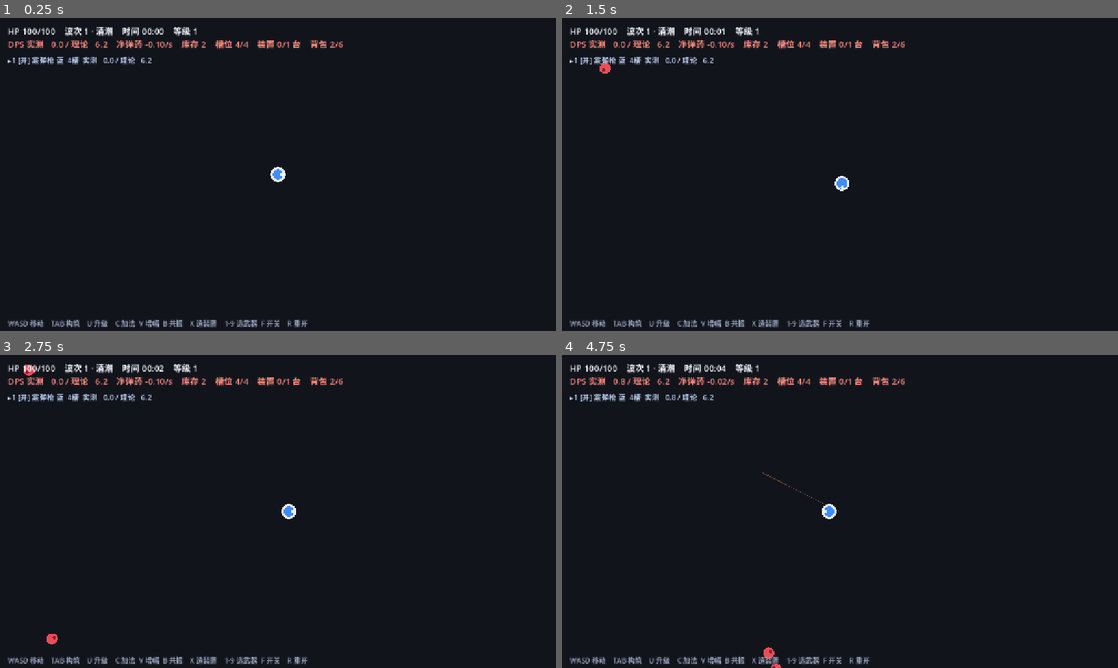
Above: before the commit, frames 1-4 (two rows, left to right).
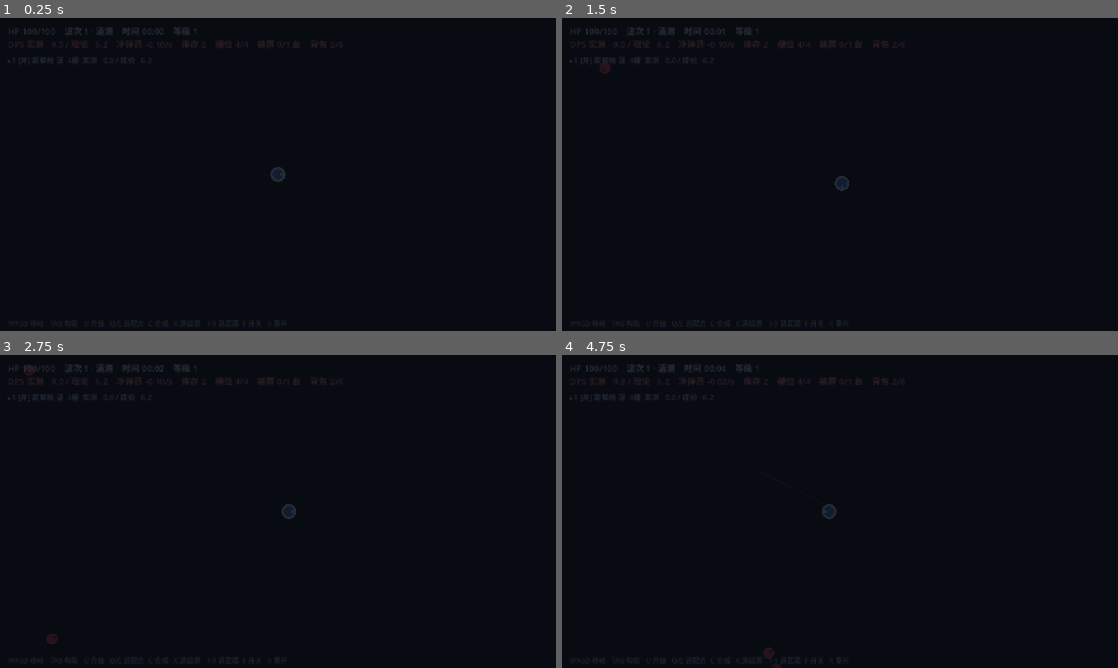
Above: after the commit, the same moments.

Repository: M1suK1/weapon-build-survivor
Game: Godot game, scene res://scenes/main.tscn
Two runs of this game, one before a commit and one after it. Both use one fixed random seed, a clock stepped at 60 frames per second and the inputs below.
Inputs:
- Up to frame 1 (0.25 s): no input
- Up to frame 2 (1.5 s): tap Enter at 0.5 s; hold D 0.53-1.28 s; tap 1 at 0.6 s; tap 4 at 0.8, 1.35 s; tap Space at 1.25 s; hold S from 1.28 s (still down)
- Up to frame 3 (2.75 s): tap T at 1.55, 2.1 s; release S at 2.03 s; hold D from 2.03 s (still down); tap C at 2.3 s
- Up to frame 4 (4.75 s): release D at 2.78 s; hold W 2.78-3.53 s; tap C at 2.85 s; tap V at 3.05, 3.6 s; hold A from 3.53 s (still down); tap B at 3.8, 4.35 s; tap U at 4.55 s

The runs differ from the first frame. In frame 1, 2.5% of the frame differs, in the area x 1-62%, y 2-99%; in frame 2, 2.5%; in frame 3, 2.5%; in frame 4, 2.6%, in the area x 1-62%, y 2-100%.

Commit message:
feat(stage K): 升级四选一（3 buff + 1 配方卡，T 换牌），14 个 buff 接入武器/经济/生存

Diff:
--- a/scripts/game.gd
+++ b/scripts/game.gd
@@ -43,6 +43,25 @@
 	"breaker", "coolant", "recycle", "overload", "tempo", "multi", "belt", "spread", "focus", "charge", "blade"]
 const CORE_ORDER := ["base", "add", "amp", "reson"]
 
+## 升级三选一 buff 池（方案 §7.5）。cat：atk 攻击 / eco 经济 / sur 生存。
+## 每张卡只给 1 层，max 是层数上限；层数影响见 _weapon_mods / _new_module / device_cost 等处。
+const BUFFS := {
+	"pierce": {"name": "穿透", "cat": "atk", "rar": "blue", "max": 3, "desc": "主目标身后 120px 内最近敌人吃 60%"},
+	"elite": {"name": "破甲", "cat": "atk", "rar": "blue", "max": 4, "desc": "对冲刺精英与磐石 +25% 伤害"},
+	"rate": {"name": "攻速", "cat": "atk", "rar": "white", "max": 8, "desc": "开火间隔 ×0.92"},
+	"power": {"name": "强化", "cat": "atk", "rar": "white", "max": 6, "desc": "伤害倍率 ×1.10"},
+	"range": {"name": "射程", "cat": "atk", "rar": "white", "max": 4, "desc": "射程 +60"},
+	"target": {"name": "多目标", "cat": "atk", "rar": "gold", "max": 3, "desc": "每把武器目标数 +1"},
+	"drop": {"name": "掉落", "cat": "eco", "rar": "white", "max": 6, "desc": "敌人掉落率 +0.04"},
+	"uses": {"name": "耐久", "cat": "eco", "rar": "white", "max": 5, "desc": "新模块寿命 ×1.08"},
+	"craft": {"name": "工艺", "cat": "eco", "rar": "blue", "max": 5, "desc": "合成时间 ×0.90"},
+	"device": {"name": "降本", "cat": "eco", "rar": "blue", "max": 4, "desc": "装置造价 ×0.92"},
+	"hp": {"name": "体魄", "cat": "sur", "rar": "white", "max": 6, "desc": "最大 HP +15，立即回血"},
+	"contact": {"name": "护甲", "cat": "sur", "rar": "white", "max": 5, "desc": "接触伤害 ×0.92"},
+	"regen": {"name": "恢复", "cat": "sur", "rar": "blue", "max": 4, "desc": "脱战回血 +0.5/s"},
+	"iframe": {"name": "闪避", "cat": "sur", "rar": "gold", "max": 3, "desc": "受击无敌帧 +0.10s"},
+}
+
 ## 合成装置：每台 = 1 个并行合成位。可反复制造，材料堆积就多做几台（变相缩短合成时间）。
 ## 开局免费 1 台，第 n 台的价钱 = 12 × 1.7^(n-2) 个基础模块，上限 8 台。
 const DEVICE_COST_BASE := 12
@@ -129,6 +148,11 @@
 ## 构筑屏里当前选中的配方（MOD_ORDER 下标），[Q]/[E] 切换
 var recipe_sel := 0
 var inventory := {}
+## 升级三选一：buffs[id] = 层数；offer = 本次 4 张卡；picking = 正在选卡（暂停战斗）
+var buffs := {}
+var offer: Array = []
+var picking := false
+var reroll_used := false
 var level := 1
 var hp := 100.0
 var max_hp := 100.0
@@ -156,6 +180,7 @@
 var hud_tip: Label
 var wpanel: Label
 var build_root: Control
+var pick_root: Control
 var build_text: Label
 var board_root: Control
 var build_info: Label
@@ -183,6 +208,9 @@
 var shot_path := ""
 var shot_at := -1.0
 var shot_guard := 0.0
+var shot_pick := false
+var pick_delay := 0.0
+var pick_wait := 0.0
 var shot_build := false
 var shot_bot := false
 var ff := 0.0
@@ -219,6 +247,10 @@
 			demo_board = true
 		elif a == "shotbuild":
 			shot_build = true
+		elif a.begins_with("pickdelay="):
+			pick_delay = float(a.substr(10))
+		elif a == "shotpick":
+			shot_pick = true
 		elif a == "shotbot":
 			shot_bot = true
 			bot = true
@@ -246,7 +278,7 @@
 ## 模块寿命带 ±15% 抖动：否则同一批装上去的模块会同时烧光，DPS 出现断崖
 func _new_module(mid: String) -> Dictionary:
 	var d: Dictionary = MODULES[mid]
-	var u := float(d["uses"]) * rng.randf_range(0.85, 1.15)
+	var u := float(d["uses"]) * rng.randf_range(0.85, 1.15) * pow(1.08, float(_bl("uses")))
 	return {"id": mid, "tier": int(d["tier"]), "left": u, "max": u}
 
 
@@ -256,7 +288,8 @@
 
 ## 第 (n+1) 台装置的价格：开局那台免费，第 2 台 12、第 3 台 20、第 4 台 35 ……
 func device_cost() -> int:
-	return int(round(DEVICE_COST_BASE * pow(DEVICE_COST_GROWTH, maxf(0.0, devices.size() - 1.0))))
+	var base := DEVICE_COST_BASE * pow(DEVICE_COST_GROWTH, maxf(0.0, devices.size() - 1.0))
+	return int(round(base * pow(0.92, float(_bl("device")))))
 
 
 func _idle_device() -> int:
@@ -319,7 +352,7 @@
 	hud_status = _label(layer, Vector2(18, 14), 20, Color(0.95, 0.96, 1.0))
 	hud_ammo = _label(layer, Vector2(18, 44), 20, Color(0.7, 0.95, 0.85))
 	hud_tip = _label(layer, Vector2(18, 690), 16, Color(0.6, 0.65, 0.75))
-	hud_tip.text = "WASD 移动    TAB 构筑    U 升级    C 加法  V 增幅  B 共振    X 造装置    1-9 选武器  F 开关    R 重开"
+	hud_tip.text = "WASD 移动   TAB 构筑   U 升级   Q/E 选配方  C 合成   X 造装置   1-9 选武器  F 开关   R 重开"
 
 	wpanel = _label(layer, Vector2(18, 84), 17, Color(0.78, 0.86, 1.0))
 
@@ -329,6 +362,15 @@
 	build_root.process_mode = Node.PROCESS_MODE_ALWAYS
 	layer.add_child(build_root)
 
+	pick_root = Control.new()
+	pick_root.set_anchors_preset(Control.PRESET_FULL_RECT)
+	pick_root.visible = true
+	layer.add_child(pick_root)
+	var pbg := ColorRect.new()
+	pbg.color = Color(0.03, 0.04, 0.07, 0.86)
+	pbg.set_anchors_preset(Control.PRESET_FULL_RECT)
+	pick_root.add_child(pbg)
+
 	var bg := ColorRect.new()
 	bg.color = Color(0.04, 0.05, 0.08, 0.88)
 	bg.set_anchors_preset(Control.PRESET_FULL_RECT)
@@ -361,6 +403,12 @@
 	if not (event is InputEventKey) or not event.pressed or event.echo:
 		return
 	var k: int = event.keycode
+	if picking:
+		if k >= KEY_1 and k <= KEY_4:
+			_take_card(k - KEY_1)
+		elif k == KEY_T:
+			_reroll_recipe()
+		return
 	if k == KEY_TAB and not dead:
 		_toggle_build()
 	elif k == KEY_U:
@@ -428,6 +476,9 @@
 	if ff > 0.0 and dead:
 		Engine.time_scale = 1.0
 		ff = 0.0
+	# 选卡界面会冻结 elapsed，截图逻辑若还在等 shotat 就会永久挂住
+	if picking and shot_path != "":
+		elapsed = shot_at
 	if shot_path == "" or shot_at < 0.0:
 		return
 	# 死了之后 elapsed 不再推进，如果还在等 shotat 就会永久挂住 —— 死亡即立刻拍
@@ -440,6 +491,9 @@
 			return
 	shot_at = -1.0
 	Engine.time_scale = 1.0
+	if shot_pick and not picking:
+		_roll_offer()
+		_open_pick()
 	if shot_build and not build_root.visible:
 		_toggle_build()
 	await get_tree().process_frame
@@ -452,6 +506,12 @@
 
 func _physics_process(delta: float) -> void:
 	if dead or get_tree().paused:
+		return
+	# 升级选卡时冻结战斗（但 bot 会自动选，免得无头测试卡住）
+	if picking:
+		pick_wait += delta
+		if ((playtest or shot_bot) and not shot_pick) or (pick_delay > 0.0 and pick_wait > pick_delay):
+			_take_card(0)
 		return
 	elapsed += delta
 	var prev_wave := wave
@@ -601,7 +661,7 @@
 func _hud_tick(delta: float) -> void:
 	flash_t = maxf(0.0, flash_t - delta)
 	if elapsed - last_hit_t > REGEN_DELAY:
-		hp = minf(max_hp, hp + REGEN_RATE * delta)
+		hp = minf(max_hp, hp + (REGEN_RATE + 0.5 * float(_bl("regen"))) * delta)
 	# 构筑屏/死亡屏打开时不要红色受击遮罩，否则整个面板被染红
 	flash.color = Color(1, 0.2, 0.25, 0.0 if (build_root.visible or dead) else flash_t * 0.9)
 	if pulse_t > 0.0:
@@ -889,6 +949,18 @@
 		for m in w["slots"]:
 			if m != null and String(m["id"]) == "spread":
 				mo["targets"] = int(mo["targets"]) + 1
+	# 升级 buff：全局修正
+	var bl := float(_bl("rate"))
+	if bl > 0.0:
+		mo["iv"] = float(mo["iv"]) * pow(0.92, bl)
+	var bpow := float(_bl("power"))
+	if bpow > 0.0:
+		mo["mul"] = float(mo["mul"]) * pow(1.10, bpow)
+	mo["range"] = float(mo["range"]) + 60.0 * float(_bl("range"))
+	mo["pierce"] = int(mo["pierce"]) + _bl("pierce")
+	mo["elite"] = float(mo["elite"]) + 0.25 * float(_bl("elite"))
+	if int(w["targets"]) > 0:
+		mo["targets"] = int(mo["targets"]) + _bl("target")
 	return mo
 
 
@@ -1116,7 +1188,7 @@
 func _kill(e: Node2D) -> void:
 	kills_total += 1
 	kill_times.append(elapsed)
-	if rng.randf() < DROP_CHANCE:
+	if rng.randf() < DROP_CHANCE + 0.04 * float(_bl("drop")):
 		_spawn_pickup(e.position, "base")
 	if e.kind == "charger" and rng.randf() < 0.5:
 		_spawn_chest(e.position)
@@ -1251,7 +1323,7 @@
 			if touching >= CROWD_CAP:
 				break
 	if touching > 0:
-		var dmg: float = CONTACT_DPS * touching * delta
+		var dmg: float = CONTACT_DPS * pow(0.92, float(_bl("contact"))) * touching * delta
 		dmg_src["contact"] = float(dmg_src["contact"]) + dmg
 		last_hit_t = elapsed
 		hp -= dmg
@@ -1512,7 +1584,174 @@
 	if left > 0:
 		return false
 	level += 1
+	_roll_offer()
+	_open_pick()
 	return true
+
+
+## buff 层数
+func _bl(id: String) -> int:
+	return int(buffs.get(id, 0))
+
+
+## 抽 4 张卡：3 张 buff（攻击/经济/生存各 1）+ 1 张配方卡
+func _roll_offer() -> void:
+	offer.clear()
+	reroll_used = false
+	var cats := ["atk", "eco", "sur"]
+	for c in cats:
+		var pool: Array = []
+		for id in BUFFS:
+			var d: Dictionary = BUFFS[id]
+			if String(d["cat"]) != c:
+				continue
+			if _bl(id) >= int(d["max"]):
+				continue
+			if String(d["rar"]) == "gold" and level <= 4:
+				continue
+			pool.append(id)
+		if pool.is_empty():
+			pool = ["rate", "drop", "hp"]
+		var pick: String = String(pool[rng.randi_range(0, pool.size() - 1)])
+		offer.append({"kind": "buff", "id": pick})
+	offer.append(_roll_recipe_card())
+
+
+## 配方卡：从已解锁的配方里抽一个（特化配方只在拥有对应武器时进池）
+func _roll_recipe_card() -> Dictionary:
+	var pool: Array = []
+	for mid in MOD_ORDER:
+		var d: Dictionary = MODULES[mid]
+		var bind := String(d.get("bind", ""))
+		if bind != "":
+			var has := false
+			for w in weapons:
+				if String(w["id"]) == bind:
+					has = true
+			if not has:
+				continue
+		if level < int(CRAFT_UNLOCK.get(mid, 99)) - 3:
+			continue
+		pool.append(mid)
+	if pool.is_empty():
+		pool = ["add"]
+	var mid2: String = String(pool[rng.randi_range(0, pool.size() - 1)])
+	return {"kind": "recipe", "id": mid2}
+
+
+func _open_pick() -> void:
+	picking = true
+	pick_wait = 0.0
+	_paint_offer()
+
+
+func _paint_offer() -> void:
+	if pick_root == null:
+		return
+	for c in pick_root.get_children():
+		c.queue_free()
+	var bg := ColorRect.new()
+	bg.color = Color(0.03, 0.04, 0.07, 0.88)
+	bg.position = Vector2.ZERO
+	bg.size = Vector2(1280, 720)
+	pick_root.add_child(bg)
+	var w_card := 250.0
+	var gap := 18.0
+	var total := 4.0 * w_card + 3.0 * gap
+	var x0 := (1280.0 - total) * 0.5
+	var title := _label(pick_root, Vector2(x0, 118), 28, Color(0.95, 0.93, 0.86))
+	title.text = "升级！点卡片 或 按 1–4 选择"
+	var sub := _label(pick_root, Vector2(x0, 158), 17, Color(0.72, 0.78, 0.88))
+	sub.text = ("配方卡可以按 T 换成第 4 张 buff" % level) if not reroll_used else "配方卡已经换过了"
+	for i in offer.size():
+		var card: Dictionary = offer[i]
+		var col := Color(0.55, 0.58, 0.66)
+		var nm := ""
+		var ds := ""
+		if String(card["kind"]) == "buff":
+			var d: Dictionary = BUFFS[String(card["id"])]
+			nm = "%s  Lv%d→%d" % [String(d["name"]), _bl(String(card["id"])), _bl(String(card["id"])) + 1]
+			ds = String(d["desc"])
+			var r := String(d["rar"])
+			col = Color(0.62, 0.86, 1.0) if r == "blue" else (Color(1.0, 0.84, 0.35) if r == "gold" else Color(0.82, 0.84, 0.90))
+		else:
+			var d2: Dictionary = MODULES[String(card["id"])]
+			nm = "配方 · %s" % String(d2["name"])
+			ds = "立刻获得 1 个（%d 阶）" % int(d2["tier"])
+			col = Color(0.55, 0.95, 0.72)
+		var btn := Button.new()
+		btn.position = Vector2(x0 + float(i) * (w_card + gap), 200)
+		btn.size = Vector2(w_card, 210)
+		btn.text = "%d   %s\n\n%s" % [i + 1, nm, ds]
+		btn.alignment = HORIZONTAL_ALIGNMENT_LEFT
+		btn.autowrap_mode = TextServer.AUTOWRAP_WORD_SMART
+		btn.add_theme_font_size_override("font_size", 18)
+		btn.add_theme_color_override("font_color", col)
+		var sb := StyleBoxFlat.new()
+		sb.bg_color = Color(0.10, 0.11, 0.15, 0.98)
+		sb.border_color = col
+		sb.set_border_width_all(2)
+		sb.set_corner_radius_all(10)
+		sb.content_margin_left = 14
+		sb.content_margin_right = 14
+		sb.content_margin_top = 12
+		btn.add_theme_stylebox_override("normal", sb)
+		var sh := sb.duplicate() as StyleBoxFlat
+		sh.bg_color = Color(0.18, 0.20, 0.26, 0.99)
+		sh.border_color = Color(1, 1, 1)
+		btn.add_theme_stylebox_override("hover", sh)
+		btn.add_theme_stylebox_override("pressed", sh)
+		btn.add_theme_stylebox_override("focus", sh)
+		pick_root.add_child(btn)
+		btn.pressed.connect(_take_card.bind(i))
+
+
+func _close_pick() -> void:
+	picking = false
+	if pick_root != null:
+		for c in pick_root.get_children():
+			c.queue_free()
+
+
+## 领第 i 张卡
+func _take_card(i: int) -> void:
+	if i < 0 or i >= offer.size():
+		return
+	var card: Dictionary = offer[i]
+	var id := String(card["id"])
+	if String(card["kind"]) == "buff":
+		buffs[id] = _bl(id) + 1
+		if id == "hp":
+			max_hp += 15.0
+			hp = minf(max_hp, hp + 15.0)
+	else:
+		_add_inv(id, 1 + int(level / 12))
+	_close_pick()
+	_refresh_hud()
+
+
+## 把配方卡 reroll 成第 4 张 buff（每级一次）
+func _reroll_recipe() -> void:
+	if reroll_used or picking == false or offer.size() < 4:
+		return
+	if String(offer[3]["kind"]) != "recipe":
+		return
+	var used := {}
+	for c in offer:
+		if String(c["kind"]) == "buff":
+			used[String(c["id"])] = true
+	var pool: Array = []
+	for id in BUFFS:
+		if used.has(id):
+			continue
+		if _bl(id) >= int(BUFFS[id]["max"]):
+			continue
+		pool.append(id)
+	if pool.is_empty():
+		return
+	offer[3] = {"kind": "buff", "id": String(pool[rng.randi_range(0, pool.size() - 1)])}
+	reroll_used = true
+	_paint_offer()
 
 
 ## 该配方当前能不能开：绑定武器、解锁等级、材料
@@ -1558,7 +1797,7 @@
 		return false
 	var t := int(st["tier"])
 	_take_tier(t - 1, int(st["cost"]))
-	var dur := float(CRAFT_TIME[t])
+	var dur := float(CRAFT_TIME[t]) * pow(0.90, float(_bl("craft")))
 	devices[idx]["kind"] = mid
 	devices[idx]["total"] = dur
 	devices[idx]["left"] = dur
@@ -1755,7 +1994,7 @@
 		var mark := "▸" if i == recipe_sel else " "
 		info.append("  %s %-6s %d×%d阶  %4.0fs  %s" % [
 			mark, String(MODULES[mid]["name"]), int(st["cost"]), t - 1,
-			float(CRAFT_TIME[t]), String(st["state"])
+			float(CRAFT_TIME[t]) * pow(0.90, float(_bl("craft"))), String(st["state"])
 		])
 	if devices.size() < DEVICE_MAX:
 		info.append("    [X] 造装置  需要 %d 个基础模块" % device_cost())
--- a/scripts/player.gd
+++ b/scripts/player.gd
@@ -44,7 +44,7 @@
 	var g = get_tree().get_first_node_in_group("game")
 	if g == null or not g.has_method("hurt_player"):
 		return false
-	invuln = 0.35
+	invuln = 0.35 + 0.10 * float(g._bl("iframe"))
 	g.hurt_player(dmg, push)
 	return true
 
Binary file changed: docs/screenshots/build.png
Binary file changed: docs/screenshots/combat.png
